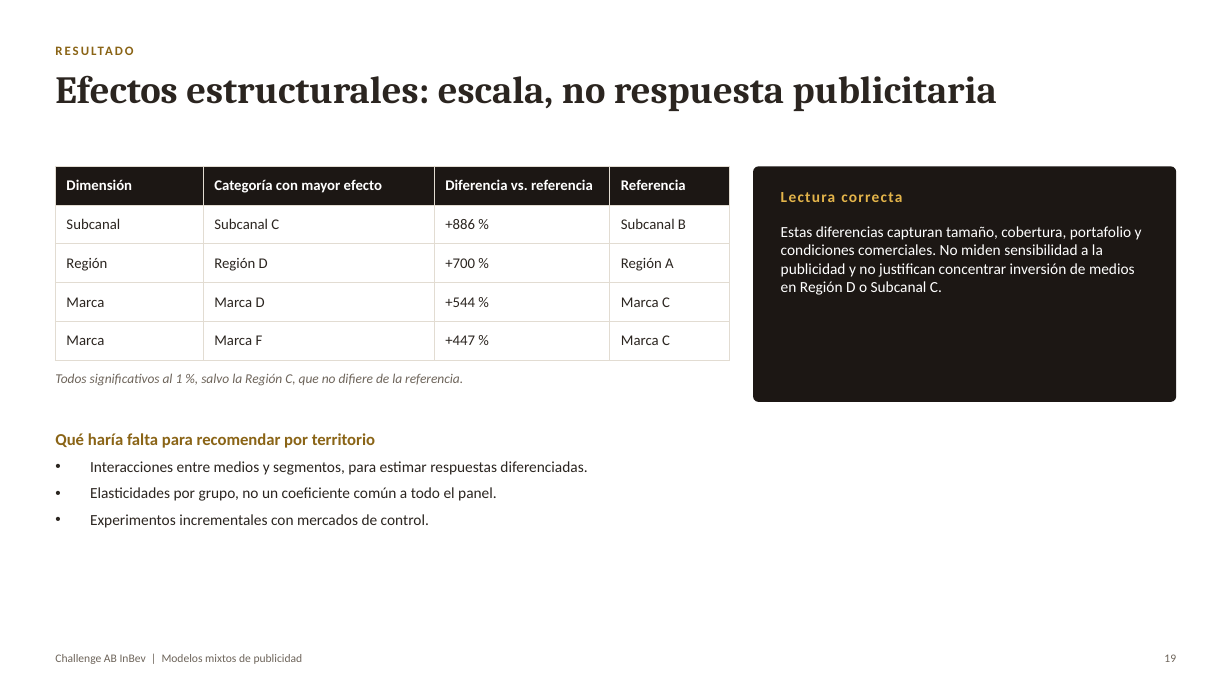
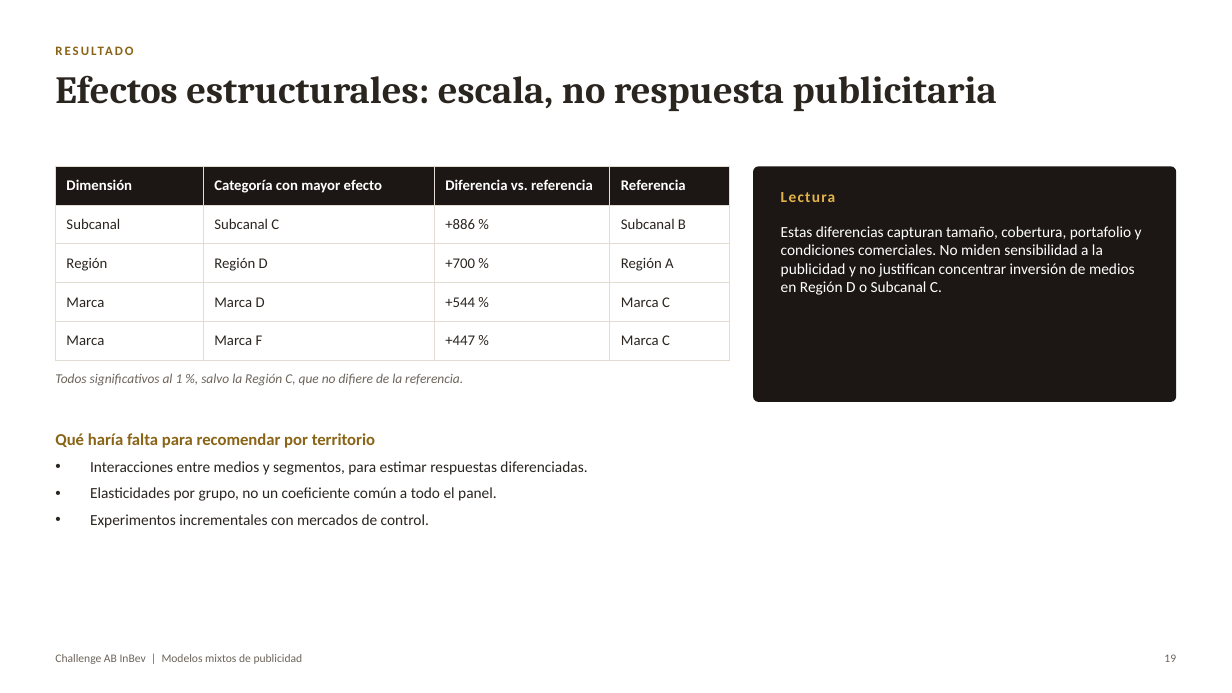
Before and after one commit to vtablas001/Challenge, a slide deck: slide 16 of Resultados_Challenge_ABInBev.pptx. Drawn at 1232x693 pixels with LibreOffice and Linux fonts; fonts in the diff are those of the drawing. Boxes give left, top, right and bottom in pixels: in the first picture for what was removed or moved away, otherwise in the second. Text is boxed around its words. In the diff, an @@ line names an element or a change of style, - is before the commit and + after.

```diff
--- a/Resultados_Challenge_ABInBev.pptx
+++ b/Resultados_Challenge_ABInBev.pptx
@@ text at (781, 192, 836, 202): text changed @@
-Lectura correcta
+Lectura
```
Also in this commit, not shown: 5 other slides changed, 1 other file.
